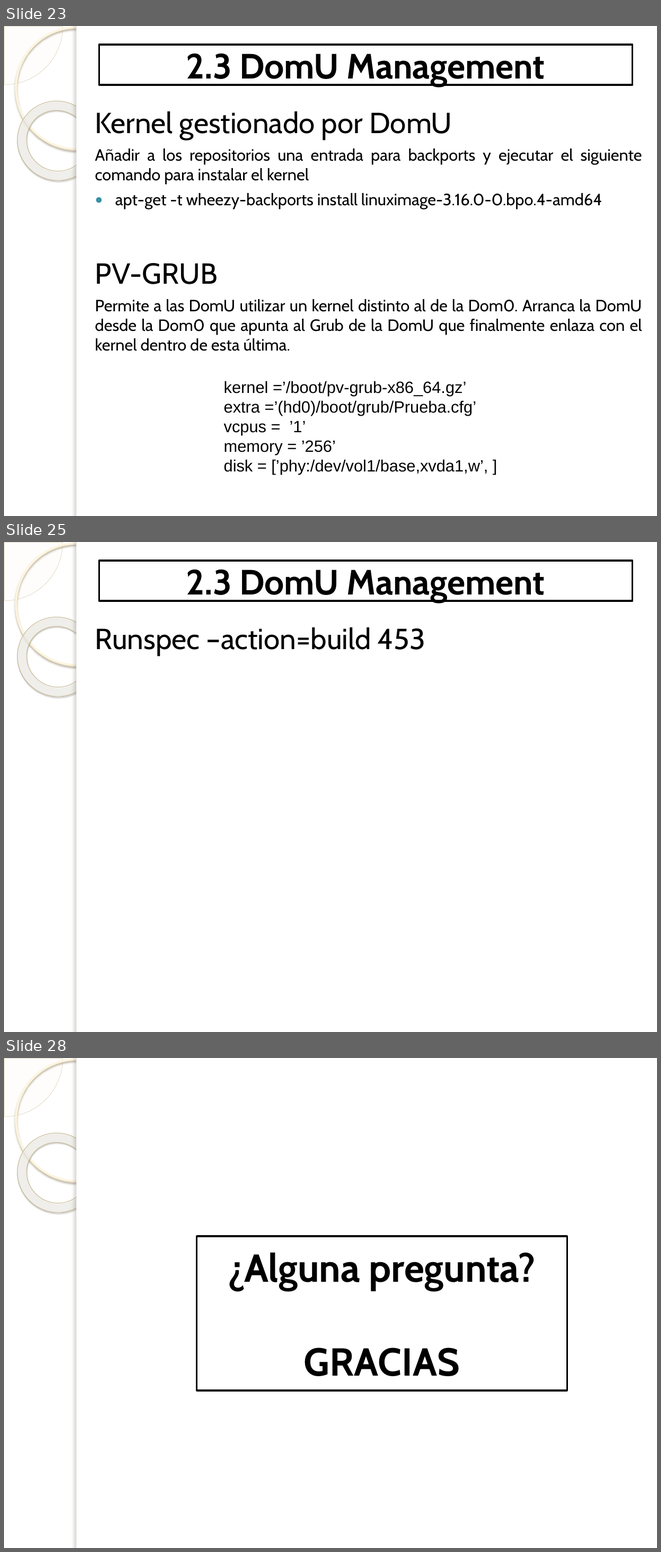
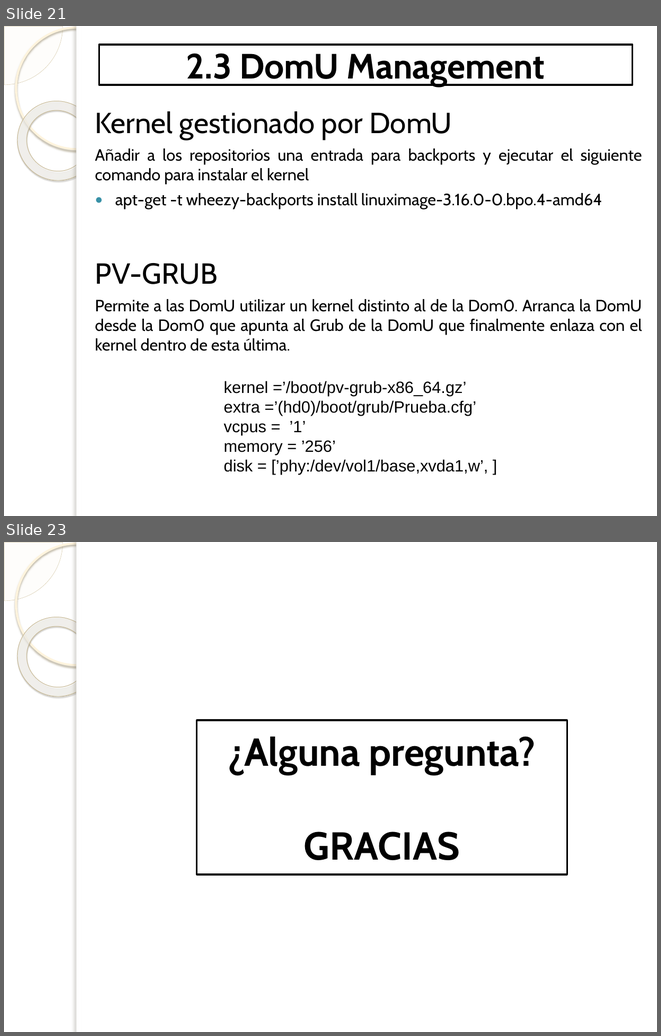
Before and after one commit to Davizuco/virtualizacion, a slide deck: Presentación David-P2.pptx. Shown one above the other, each under a label of ours: slides 23, 25 and 28 before the commit, slides 21 and 23 after it; the slides between them are not shown. The pictures are 661x1552 and 661x1036 pixels, drawn with LibreOffice and Linux fonts; fonts in the diff are those of the drawing; background and template pictures are left out. Boxes give left, top, right and bottom in pixels: in the first picture for what was removed or moved away, otherwise in the second. Text is boxed around its words. In the diff, an @@ line names an element or a change of style, - is before the commit and + after.

```diff
--- a/Presentación David-P2.pptx
+++ b/Presentación David-P2.pptx
@@ slide 25 removed at [4, 542, 657, 1032], background picture (left out); not listed: 5 template elements that a slide beside it also shows @@
@@ title removed at [99, 561, 633, 601] @@
-2.3 DomU Management
@@ text removed at [95, 627, 425, 656] @@
-Runspec –action=build 453
@@ what was slide 23 is now slide 21 @@
@@ what was slide 28 is now slide 23 @@
```
Also in this commit, not shown: 1 slide added, 5 other slides removed.
